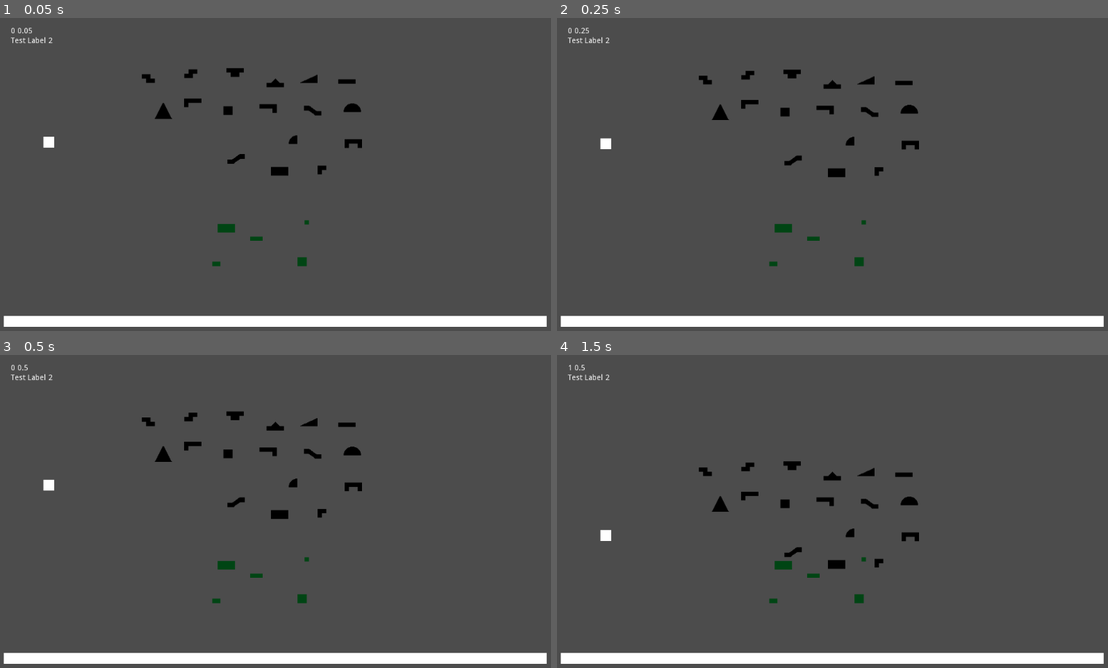
Above: before the commit, frames 1-4 (two rows, left to right).
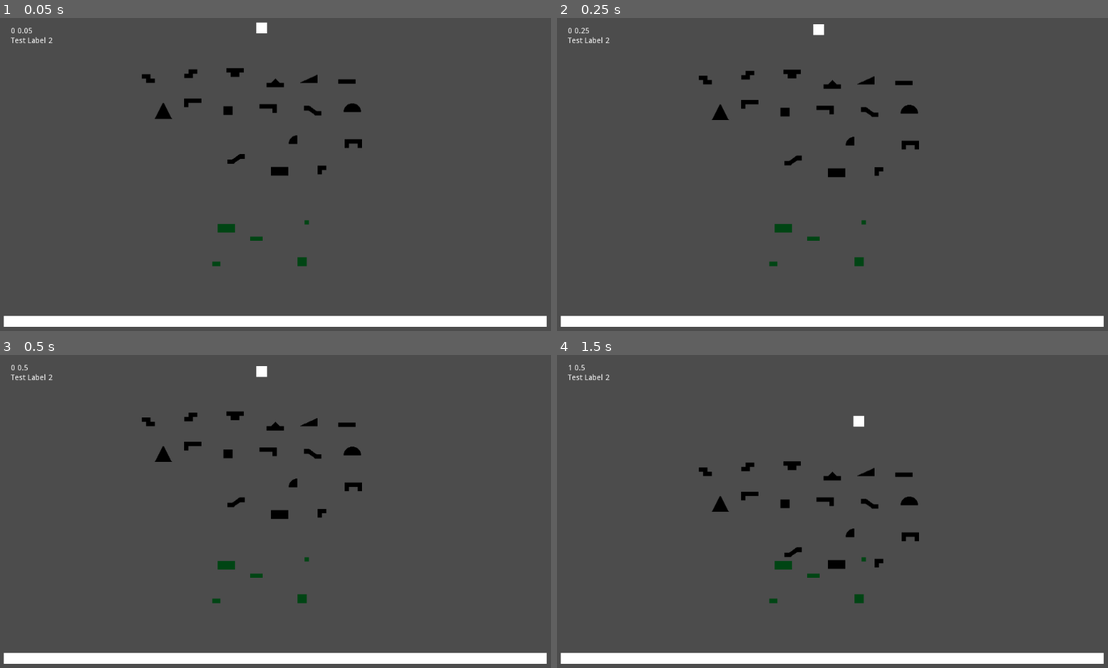
Above: after the commit, the same moments.

Repository: ajahar/FGJ_2020
Game: Godot game, scene res://Scenes/Antti.tscn
Two runs of this game, one before a commit and one after it. Both use one fixed random seed, a clock stepped at 60 frames per second and the inputs below. This scene is started directly instead of the project's main scene.
Inputs:
- Up to frame 1 (0.05 s): no input
- Up to frame 2 (0.25 s): no input
- Up to frame 3 (0.5 s): no input
- Up to frame 4 (1.5 s): hold Right (ui_right) 0.53-1.28 s; hold Down (ui_down) from 1.28 s (still down)

The runs differ from the first frame. In frame 1, 0.1% of the frame differs, in the area x 7-49%, y 1-42%; in frame 2, 0.1%; in frame 3, 0.2%, in the area x 7-49%, y 3-44%; in frame 4, 0.1%.

Commit message:
Functional ControllableBlock inputs using physics impulse

Diff:
--- a/Blocks/ControllableBlock.gd
+++ b/Blocks/ControllableBlock.gd
@@ -1,29 +1,14 @@
 extends RigidBody2D
 
-export var speed = 300  # How fast the player will move (pixels/sec).
+export var speed = 3  # How fast the player will move (pixels/sec).
 var screen_size  # Size of the game window.
-
-func _physics_process(delta):
-	var velocity = Vector2()  # The player's movement vector.
-	if Input.is_action_pressed("ui_right"):
-		velocity.x += 1
-	if Input.is_action_pressed("ui_left"):
-		velocity.x -= 1
-	if Input.is_action_pressed("ui_down"):
-		velocity.y += 1
-	if Input.is_action_pressed("ui_up"):
-		velocity.y -= 1
-	if velocity.length() > 0:
-		velocity = velocity.normalized() * speed
-	position += velocity * delta
-	position.x = clamp(position.x, 0, screen_size.x)
-	position.y = clamp(position.y, 0, screen_size.y)
 
 func _ready():
 	screen_size = get_viewport_rect().size
 
-
-
-# Called every frame. 'delta' is the elapsed time since the previous frame.
-#func _process(delta):
-#	pass
+func _integrate_forces(state):
+	if Input.is_action_pressed("ui_left"):
+		state.apply_central_impulse(Vector2.LEFT * speed)
+	if Input.is_action_pressed("ui_right"):
+		state.apply_central_impulse(Vector2.RIGHT * speed)
+	# TODO: Clamp?
--- /dev/null
+++ b/Blocks/TestBlock.gd
@@ -0,0 +1,22 @@
+extends RigidBody2D
+
+
+# Declare member variables here. Examples:
+# var a = 2
+# var b = "text"
+
+
+# Called when the node enters the scene tree for the first time.
+func _ready():
+	pass # Replace with function body.
+
+
+# Called every frame. 'delta' is the elapsed time since the previous frame.
+#func _process(delta):
+#	pass
+
+func _integrate_forces(state):
+	if Input.is_action_pressed("ui_left"):
+		state.apply_central_impulse(Vector2.LEFT * 3)
+	if Input.is_action_pressed("ui_right"):
+		state.apply_central_impulse(Vector2.RIGHT * 3)
--- a/Blocks/TestBlock.tscn
+++ b/Blocks/TestBlock.tscn
@@ -1,4 +1,6 @@
-[gd_scene load_steps=5 format=2]
+[gd_scene load_steps=6 format=2]
+
+[ext_resource path="res://Blocks/TestBlock.gd" type="Script" id=1]
 
 [sub_resource type="CanvasItemMaterial" id=1]
 
@@ -14,6 +16,7 @@
 material = SubResource( 1 )
 position = Vector2( 430.303, 58.8605 )
 physics_material_override = SubResource( 2 )
+script = ExtResource( 1 )
 
 [node name="CollisionShape2D" type="CollisionShape2D" parent="."]
 shape = SubResource( 3 )
--- a/Play.tscn
+++ b/Play.tscn
@@ -32,8 +32,6 @@
 [node name="MeshInstance2D" type="MeshInstance2D" parent="KinematicBody2D"]
 mesh = SubResource( 2 )
 
-[node name="RigidBody2D" parent="." instance=ExtResource( 1 )]
-
 [node name="StaticBody2D" type="StaticBody2D" parent="."]
 position = Vector2( 519, 542 )
 
@@ -48,3 +46,6 @@
 
 [node name="Block_L_Left" parent="." instance=ExtResource( 3 )]
 position = Vector2( 524, 225 )
+
+[node name="TestBlock" parent="." instance=ExtResource( 1 )]
+position = Vector2( 421.303, 21.8605 )
--- a/Scenes/Antti.tscn
+++ b/Scenes/Antti.tscn
@@ -1,6 +1,6 @@
 [gd_scene load_steps=27 format=2]
 
-[ext_resource path="res://Blocks/TestBlock.tscn" type="PackedScene" id=1]
+[ext_resource path="res://Blocks/ControllableBlock.tscn" type="PackedScene" id=1]
 [ext_resource path="res://Systems/GUI.tscn" type="PackedScene" id=2]
 [ext_resource path="res://Blocks/Block_C.tscn" type="PackedScene" id=3]
 [ext_resource path="res://Blocks/Block_2_4.tscn" type="PackedScene" id=4]
@@ -45,9 +45,6 @@
 
 [node name="MeshInstance2D" type="MeshInstance2D" parent="StaticBody2D"]
 mesh = SubResource( 2 )
-
-[node name="TestBlock" parent="." instance=ExtResource( 1 )]
-position = Vector2( 89.9382, 231.696 )
 
 [node name="Blocks" type="Node2D" parent="."]
 position = Vector2( 451.807, 163.289 )
@@ -117,3 +114,6 @@
 
 [node name="Ground_2_3" parent="." instance=ExtResource( 24 )]
 position = Vector2( 417.032, 383.006 )
+
+[node name="ControllableBlock" parent="." instance=ExtResource( 1 )]
+position = Vector2( 481.882, 20.9658 )
--- a/Systems/GameManager.gd
+++ b/Systems/GameManager.gd
@@ -3,6 +3,7 @@
 signal update_score
 
 var game_timer = 0.0
+var block_timer = 0.0
 var play_time = 0
 
 # Called when the node enters the scene tree for the first time.
@@ -13,10 +14,12 @@
 # Called every frame. 'delta' is the elapsed time since the previous frame.
 func _process(delta):
 	game_timer += delta
+	block_timer += delta
 
 	if game_timer > 1.0:
 		game_timer = 0.0
 		play_time += 1
 
-	#if play_time == 2:
-	#	emit_signal("update_score", "foobar")
+	if block_timer > 2.0:
+		block_timer = 0.0
+		emit_signal("update_score", "foobar")
